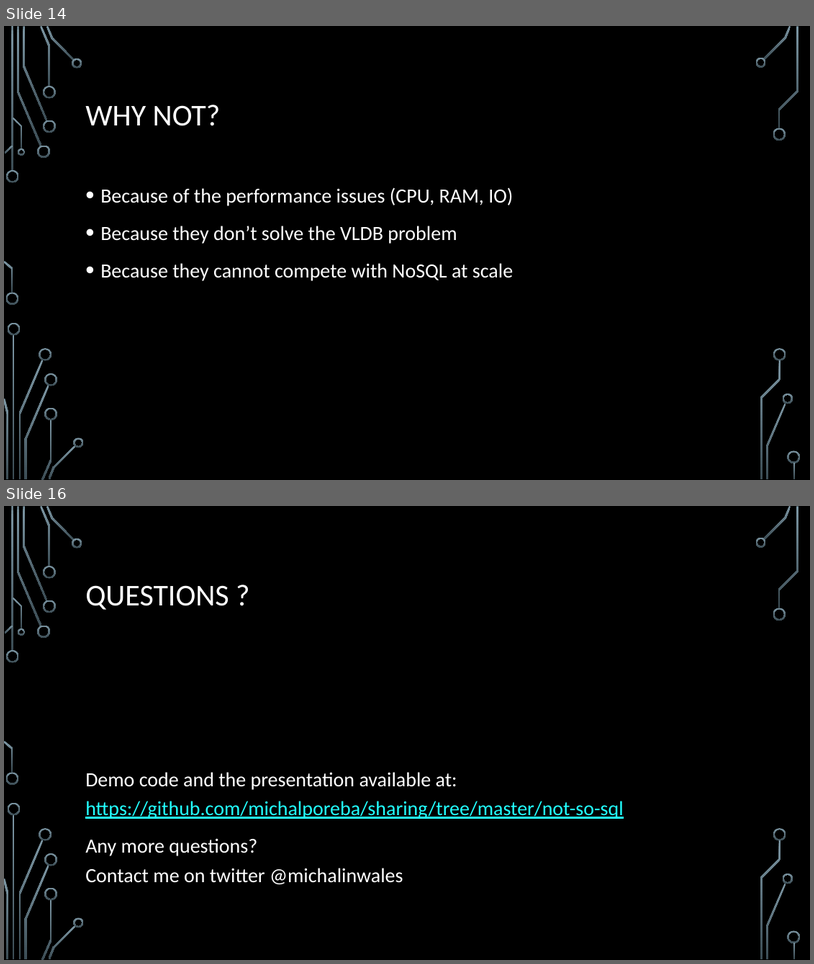
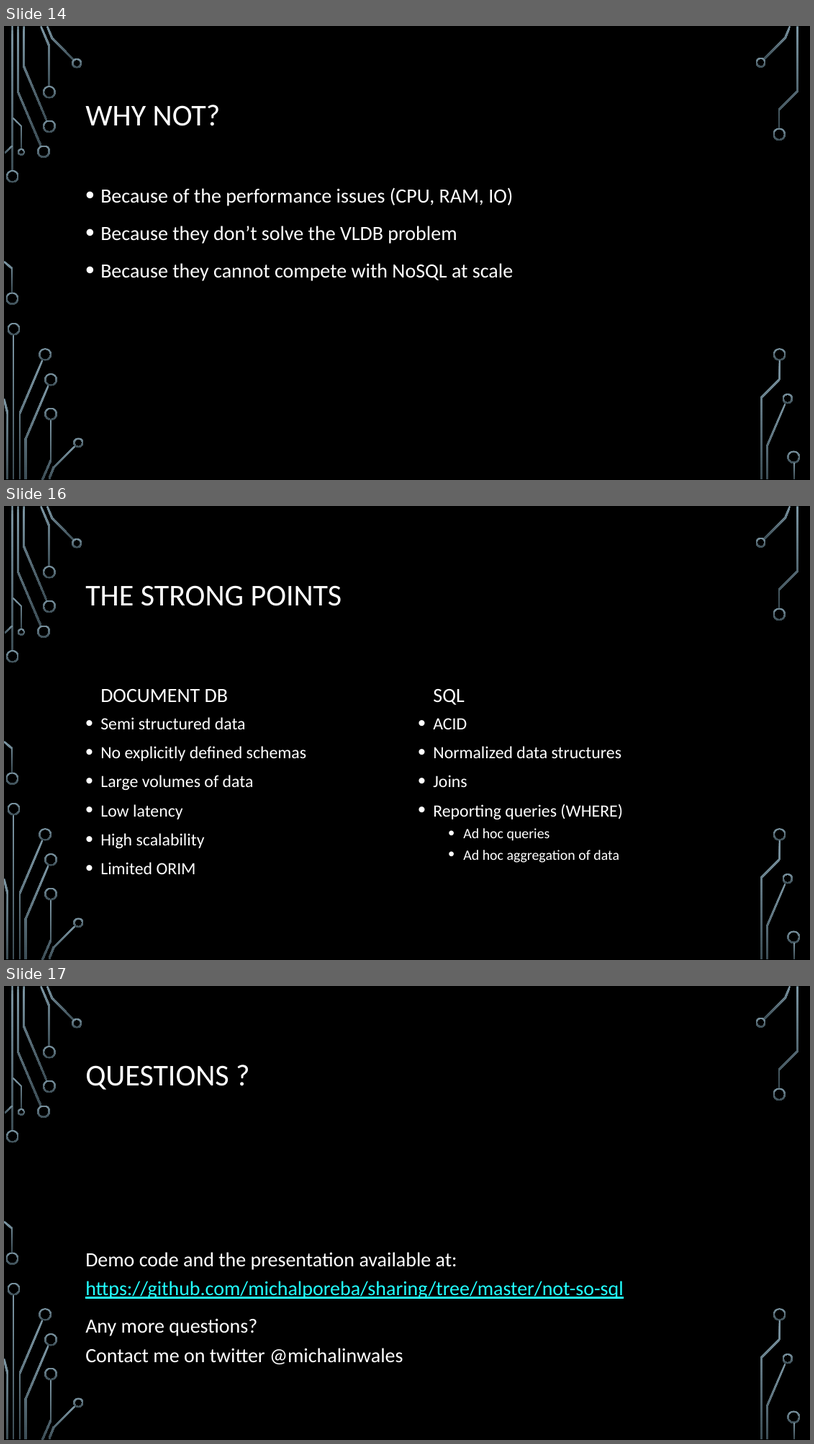
Before and after one commit to michalporeba/sharing, a slide deck: not-so-sql/Not So SQL Anymore v1.pptx. Shown one above the other, each under a label of ours: slides 14 and 16 before the commit, slides 14, 16 and 17 after it; the slides between them are not shown. The pictures are 814x964 and 814x1444 pixels, drawn with LibreOffice and Linux fonts; fonts in the diff are those of the drawing; background and template pictures are left out. Boxes give left, top, right and bottom in pixels: in the first picture for what was removed or moved away, otherwise in the second. Text is boxed around its words. In the diff, an @@ line names an element or a change of style, - is before the commit and + after.

```diff
--- a/not-so-sql/Not So SQL Anymore v1.pptx
+++ b/not-so-sql/Not So SQL Anymore v1.pptx
@@ slide 16 added at (4, 506, 810, 960), background picture (left out); not listed: 36 template elements that a slide beside it also shows @@
@@ title added at (85, 585, 342, 606), 36 pt, text #FFFFFF @@
+THE STRONG POINTS
@@ text added at (100, 689, 228, 703), 24 pt, text #FFFFFF @@
+DOCUMENT DB
@@ text added at (433, 689, 464, 705), 24 pt, text #FFFFFF @@
+SQL
@@ text added at (100, 717, 306, 874), 20.4 pt, text #FFFFFF @@
+• Semi structured data
+• No explicitly defined schemas
+• Large volumes of data
+• Low latency
+• High scalability
+• Limited ORIM
@@ text added at (433, 718, 623, 862), 20.4 pt, text #FFFFFF @@
+• ACID
+• Normalized data structures
+• Joins
+• Reporting queries (WHERE)
+  • Ad hoc queries
+  • Ad hoc aggregation of data
@@ what was slide 16 is now slide 17 @@
```
Also in this commit, not shown: 2 slides changed, 4 other files.
